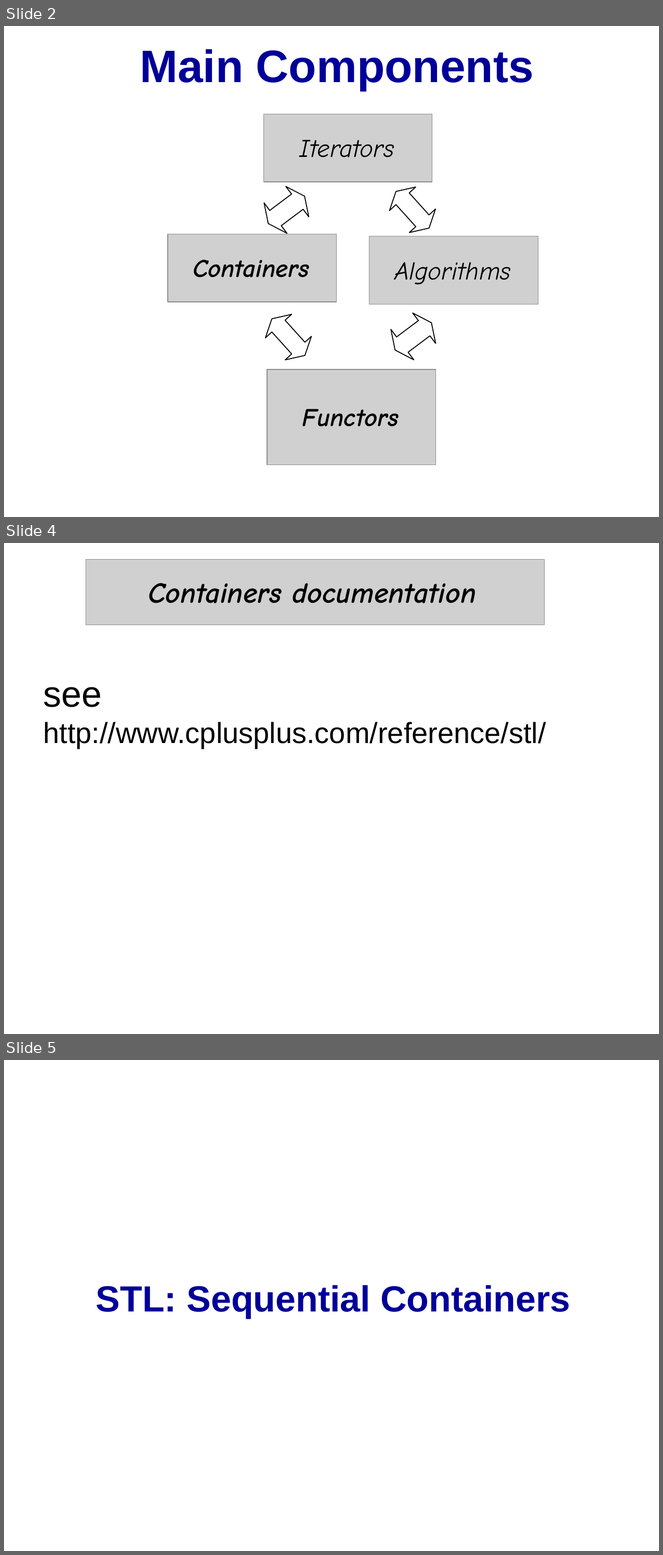
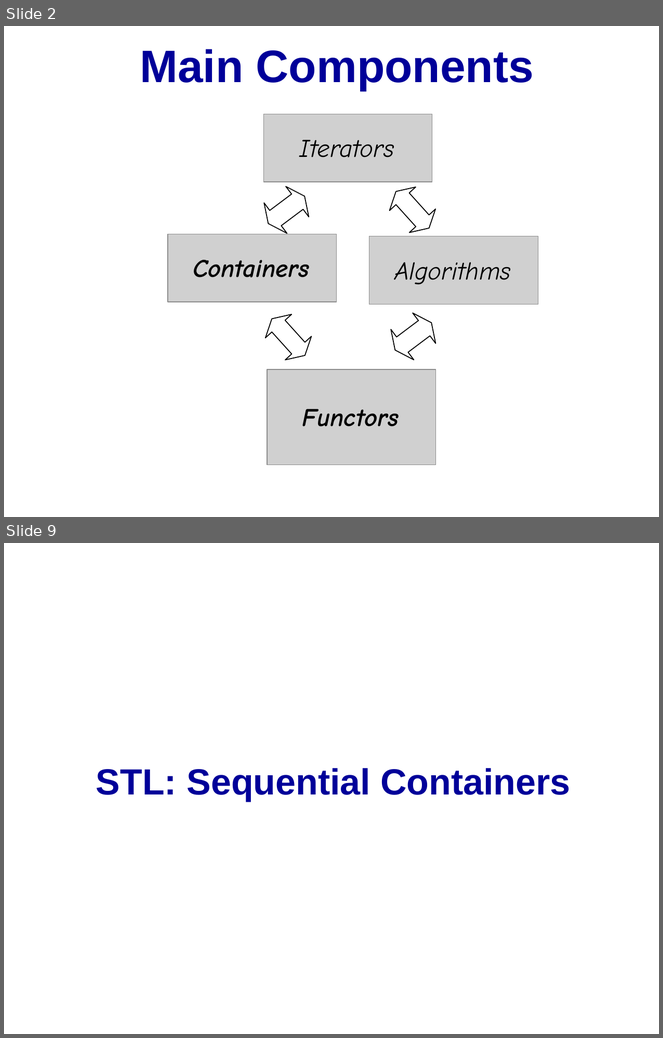
Before and after one commit to cpp-at-ariel/cpp-5780, a slide deck: 10-stl-containers/slides-containers.odp. Shown one above the other, each under a label of ours: slides 2, 4 and 5 before the commit, slides 2 and 9 after it; the slides between them are not shown. The pictures are 663x1555 and 663x1038 pixels, drawn with LibreOffice and Linux fonts; fonts in the diff are those of the drawing; grey boxes stand for pictures. Boxes give left, top, right and bottom in pixels: in the first picture for what was removed or moved away, otherwise in the second. Text is boxed around its words. In the diff, an @@ line names an element or a change of style, - is before the commit and + after.

Commit message:
containers slides

```diff
--- a/10-stl-containers/slides-containers.odp
+++ b/10-stl-containers/slides-containers.odp
@@ slide 4 removed at (4, 543, 659, 1034), background #FFFFFF @@
@@ picture removed at (86, 560, 545, 625) @@
@@ free removed at (126, 571, 500, 613) @@
-Containers documentation
@@ text removed at (43, 687, 546, 749) @@
-see http://www.cplusplus.com/reference/stl/
@@ what was slide 5 is now slide 9 @@
```
Also in this commit, not shown: 6 slides changed, 5 slides added, 2 other slides removed, 1 other file.
